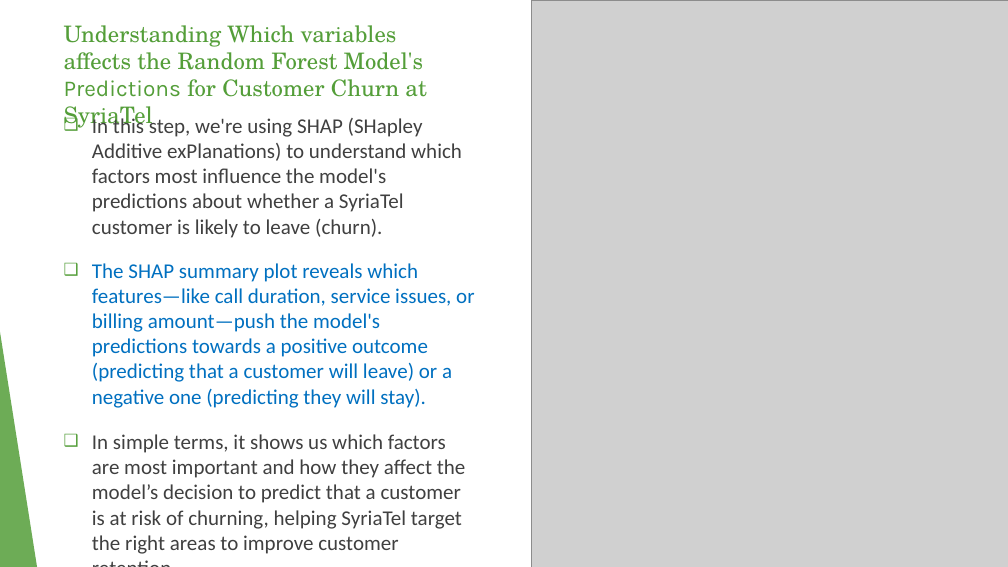
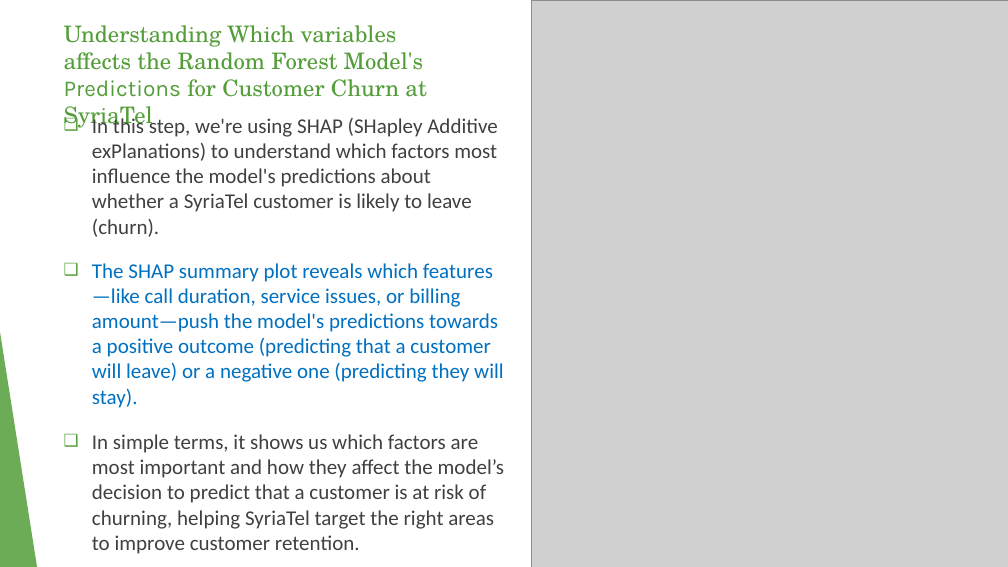
Before and after one commit to Mosota-Kemunto-Gladys-2020/Gladys_phase_3_project, a slide deck: slide 48 of SyriaTel_Churn_Powerpoint Presentation.pptx. Drawn at 1008x567 pixels with LibreOffice and Linux fonts; fonts in the diff are those of the drawing; grey boxes stand for pictures. Boxes give left, top, right and bottom in pixels: in the first picture for what was removed or moved away, otherwise in the second. Text is boxed around its words. In the diff, an @@ line names an element or a change of style, - is before the commit and + after.

```diff
--- a/SyriaTel_Churn_Powerpoint Presentation.pptx
+++ b/SyriaTel_Churn_Powerpoint Presentation.pptx
@@ text "In this step, we're using ..." rewrapped from (x1=92, y1=115, x2=474, y2=554) to (x1=92, y1=115, x2=504, y2=554) @@
```
Also in this commit, not shown: 5 other slides changed, 1 other file.
